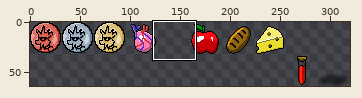
A sprite sheet gets an edit: media/items.png. Above, an overview of the earlier version with the close-up marked.
Close-up. The starting point:
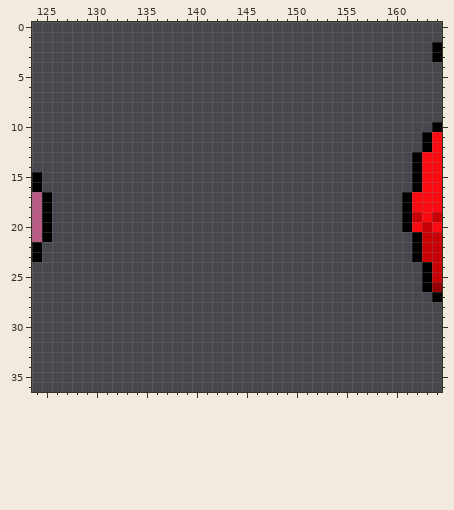
The file is 320x64 pixels. Pixels under 10% opacity are left out. Colours within 5 levels of each other are drawn and written as one. Shown: x 124..164, y 0..36. The old version is drawn lined up with the new one.
New version:
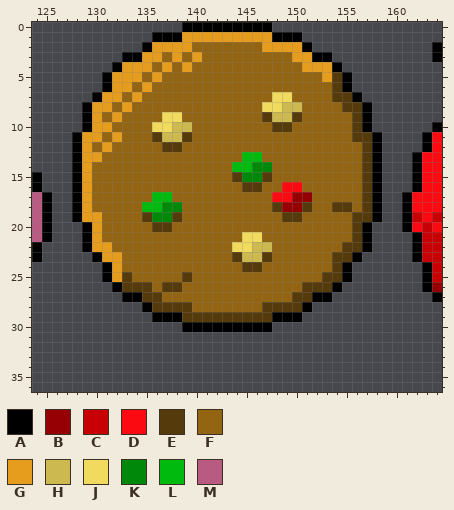
Palette (. is transparent): A #000000  B #960004  C #c80005  D #fb0b11  E #553a0b  F #936412  G #e69c1d  H #ccb950  J #f1db5f  K #00880a  L #00bb0e  M #b85a81
Message: ADD New Item Elven Cookie and code refactoring
Edits made:
drawings rearranged on the sheet (the old picture shows each at its new place)
Changed rows in their new state; - is an unchanged pixel.
first column x 128:
 0 -----------AAAAAAAAA-----------
 1 --------AAAGGGGGGGGGAAA--------
 2 -------AGGGGFFFFFFFGGGGA-------
 3 -----AAGGFGFGFFFFFFFFFGGAA-----
 4 ----AGGGFGFGFFFFFFFFFFFGGGA----
 5 ---AGGGFGFFFFFFFFFFFFFFFFGEA---
 6 ---AGGFGFFFFFFFFFFFFFFFFFFEA---
 7 --AGGFGFFFFFFFFFFFFFJJFFFFEEA--
 8 -AGGFGFFFFFFFFFFFFFJJHHFFFFEEA-
 9 -AGFGFFFFJJFFFFFFFFEHHEFFFFFEA-
10 -AGGFFFFJJHHFFFFFFFFEEFFFFFFEA-
11 AGGFGFFFEHHEFFFFFFFFFFFFFFFFEEA
12 AGFGFFFFFEEFFFFFFFFFFFFFFFFFFEA
13 AGGFFFFFFFFFFFFFFLLFFFFFFFFFFEA
14 AGFFFFFFFFFFFFFFLLKKFFFFFFFFFEA
15 AGFFFFFFFFFFFFFFEKKEFFFFFFFFFEA
16 AGFFFFFFFFFFFFFFFEEFFDDFFFFFFEA
17 AGFFFFFFLLFFFFFFFFFFDDBBFFFFFEA
18 AGFFFFFLLKKFFFFFFFFFEBBEFFEEFEA
19 AGGFFFFEKKEFFFFFFFFFFEEFFFFFEEA
20 -AGFFFFFEEFFFFFFFFFFFFFFFFFFEA-
21 -AGFFFFFFFFFFFFFFJJFFFFFFFFFEA-
22 -AGGFFFFFFFFFFFFJJHHFFFFFFFEEA-
23 --AGGFFFFFFFFFFFEHHEFFFFFFEEA--
24 ---AGFFFFFFFFFFFFEEFFFFFFFEA---
25 ---AGEFFFFFEFFFFFFFFFFFFFEEA---
26 ----AEEEFEEFFFFFFFFFFFFEEEA----
27 -----AAEEFFFFFFFFFFFFFEEAA-----
28 -------AEEEEFFFFFFFEEEEA-------
29 --------AAAEEEEEEEEEAAA--------
30 -----------AAAAAAAAA-----------
Boxes around the changes in both close-ups, in picture pixels (x1, y1, x2, y2):
added: (72, 22, 382, 332)
